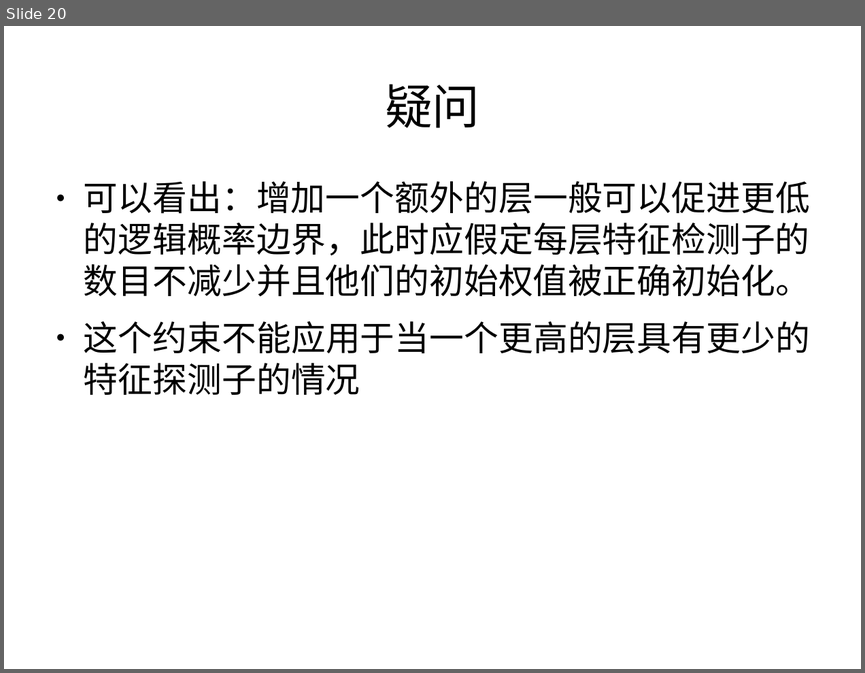
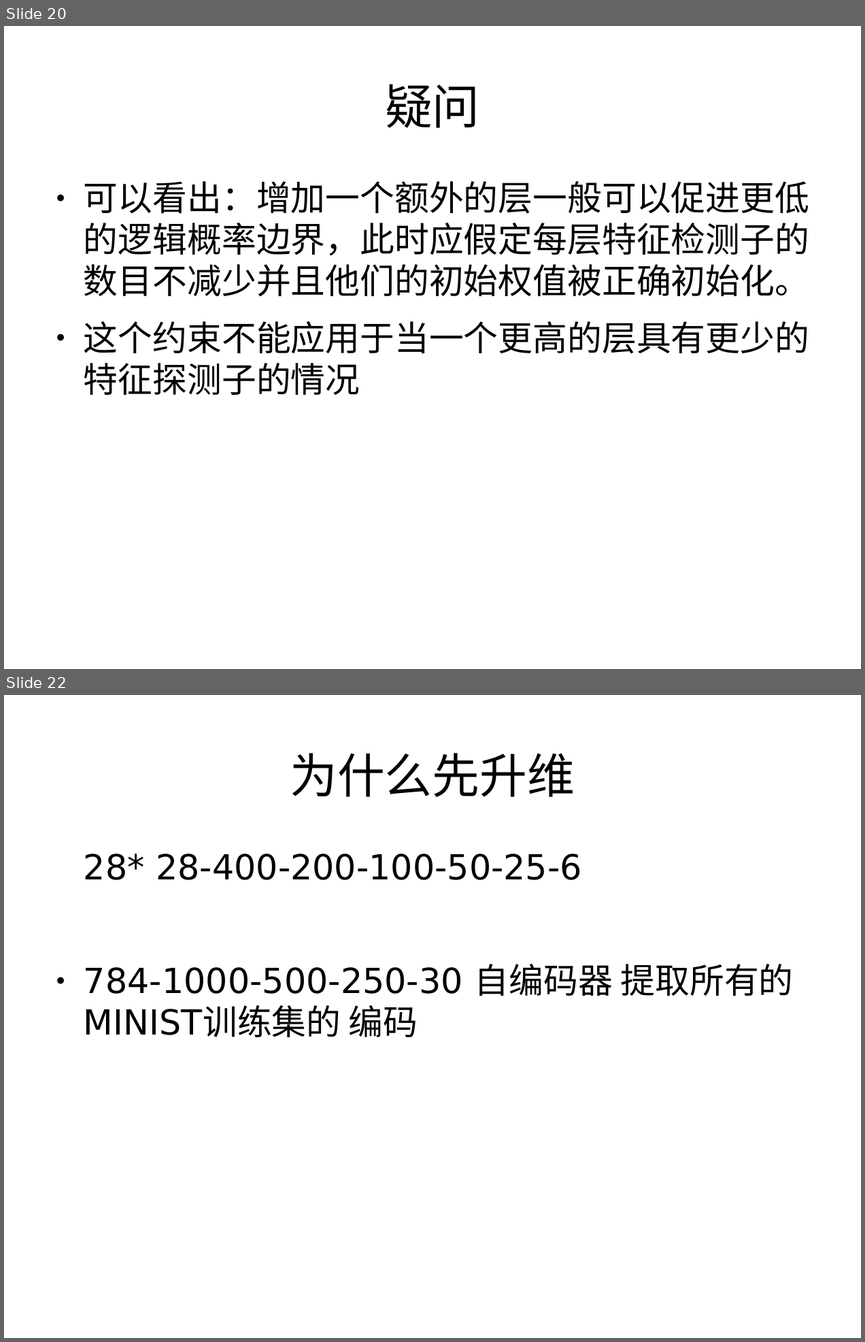
Before and after one commit to Mch233/Mch, a slide deck: work/ｐｐｔ２００６.odp. Shown one above the other, each under a label of ours: slide 20 before the commit, slides 20 and 22 after it; the slides between them are not shown. The pictures are 865x673 and 865x1342 pixels, drawn with LibreOffice and Linux fonts; fonts in the diff are those of the drawing. Boxes give left, top, right and bottom in pixels: in the first picture for what was removed or moved away, otherwise in the second. Text is boxed around its words. In the diff, an @@ line names an element or a change of style, - is before the commit and + after.

```diff
--- a/work/ｐｐｔ２００６.odp
+++ b/work/ｐｐｔ２００６.odp
@@ slide 22 added at [4, 695, 861, 1338], background #FFFFFF @@
@@ title added at [290, 753, 575, 797], 44 pt, text #000000 @@
+为什么先升维
@@ text added at [84, 853, 793, 1037], 32 pt, text #000000 @@
+28* 28-400-200-100-50-25-6
+● 784-1000-500-250-30 自编码器 提取所有的MINIST训练集的 编码
```
Also in this commit, not shown: 5 other slides added, 11 other files.
